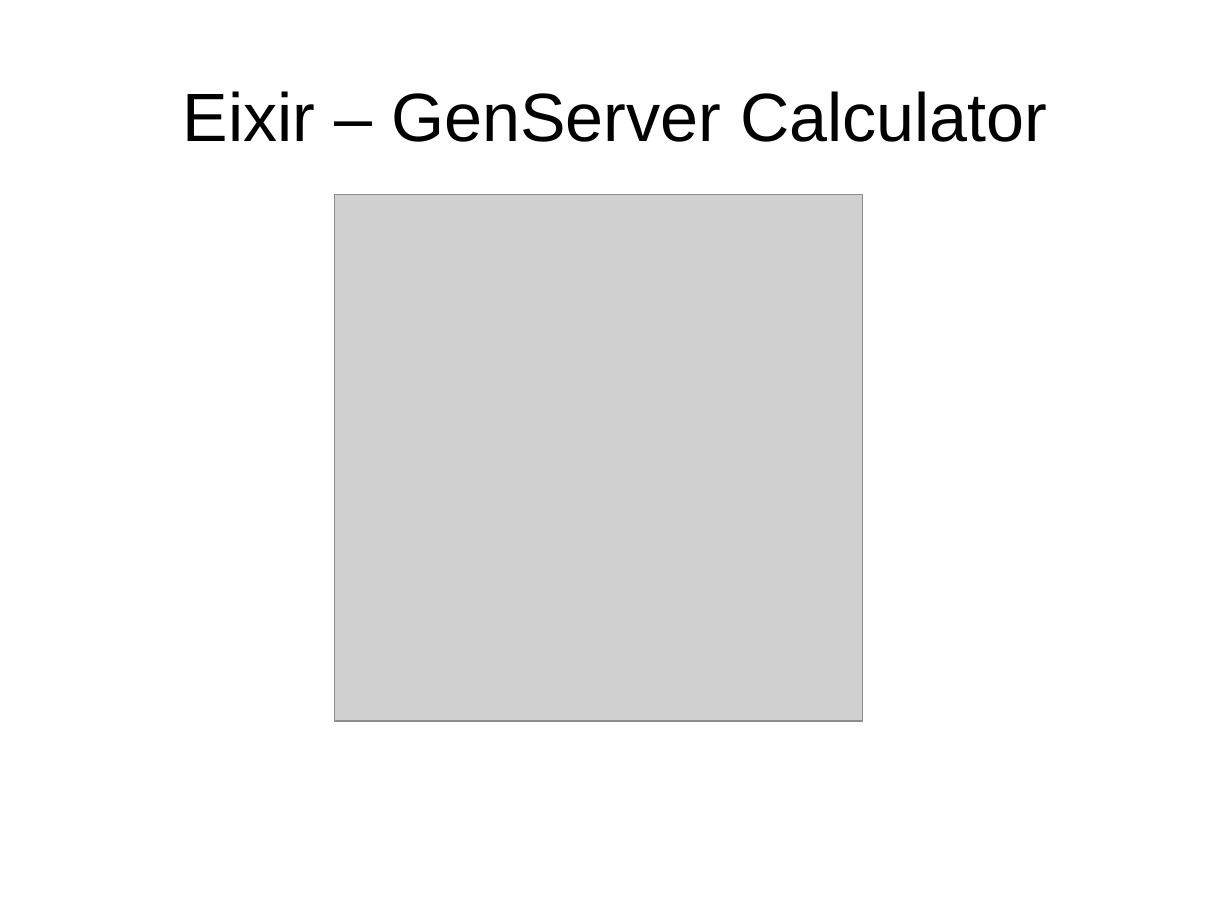
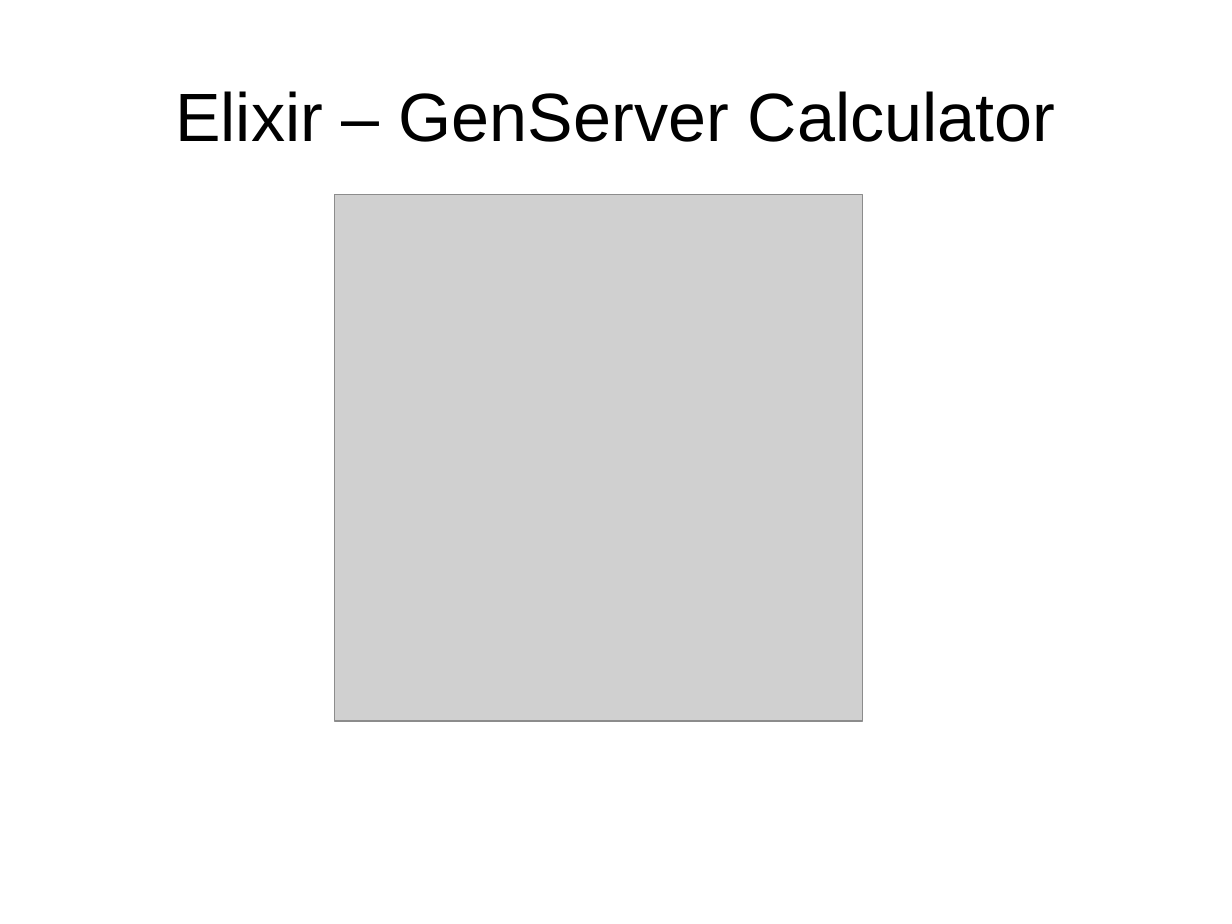
Before and after one commit to ramortegui/talks, a slide deck: slide 23 of elixir-otp-basics.odp. Drawn at 1232x924 pixels with LibreOffice and Linux fonts; fonts in the diff are those of the drawing; grey boxes stand for pictures. Boxes give left, top, right and bottom in pixels: in the first picture for what was removed or moved away, otherwise in the second. Text is boxed around its words. In the diff, an @@ line names an element or a change of style, - is before the commit and + after.

Commit message:
Fix typo on title.

```diff
--- a/elixir-otp-basics.odp
+++ b/elixir-otp-basics.odp
@@ title at bbox=[175, 91, 1055, 142]: text changed @@
-Eixir – GenServer Calculator
+Elixir – GenServer Calculator
```
Also in this commit, not shown: 22 other slides changed.
